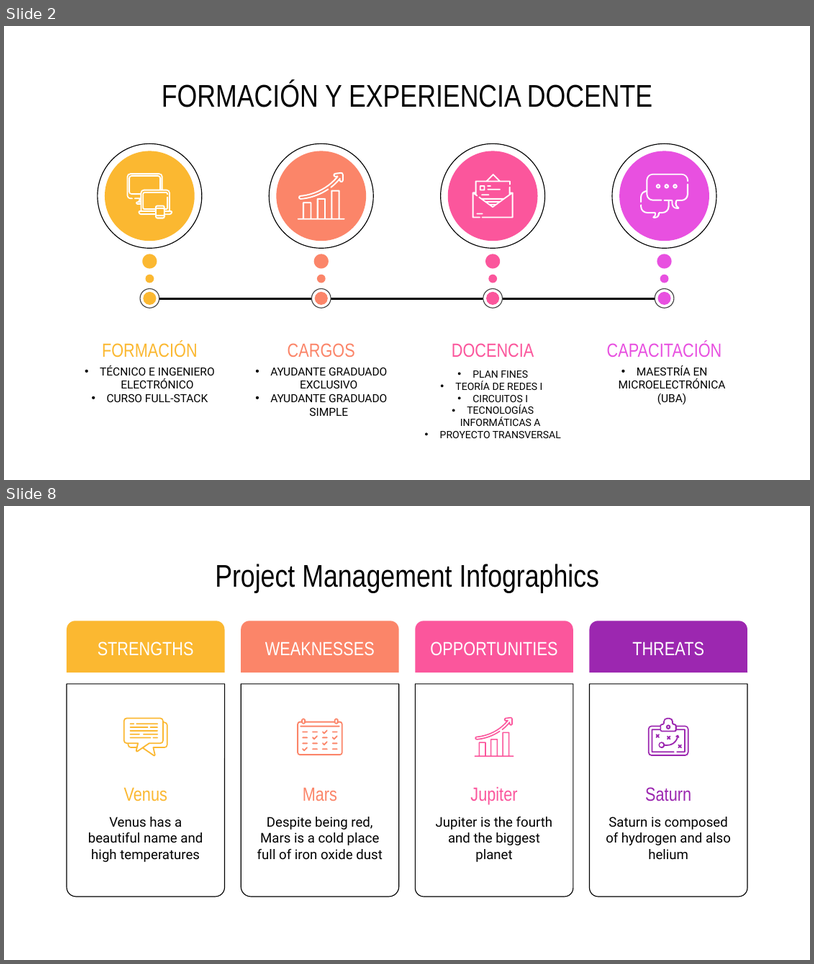
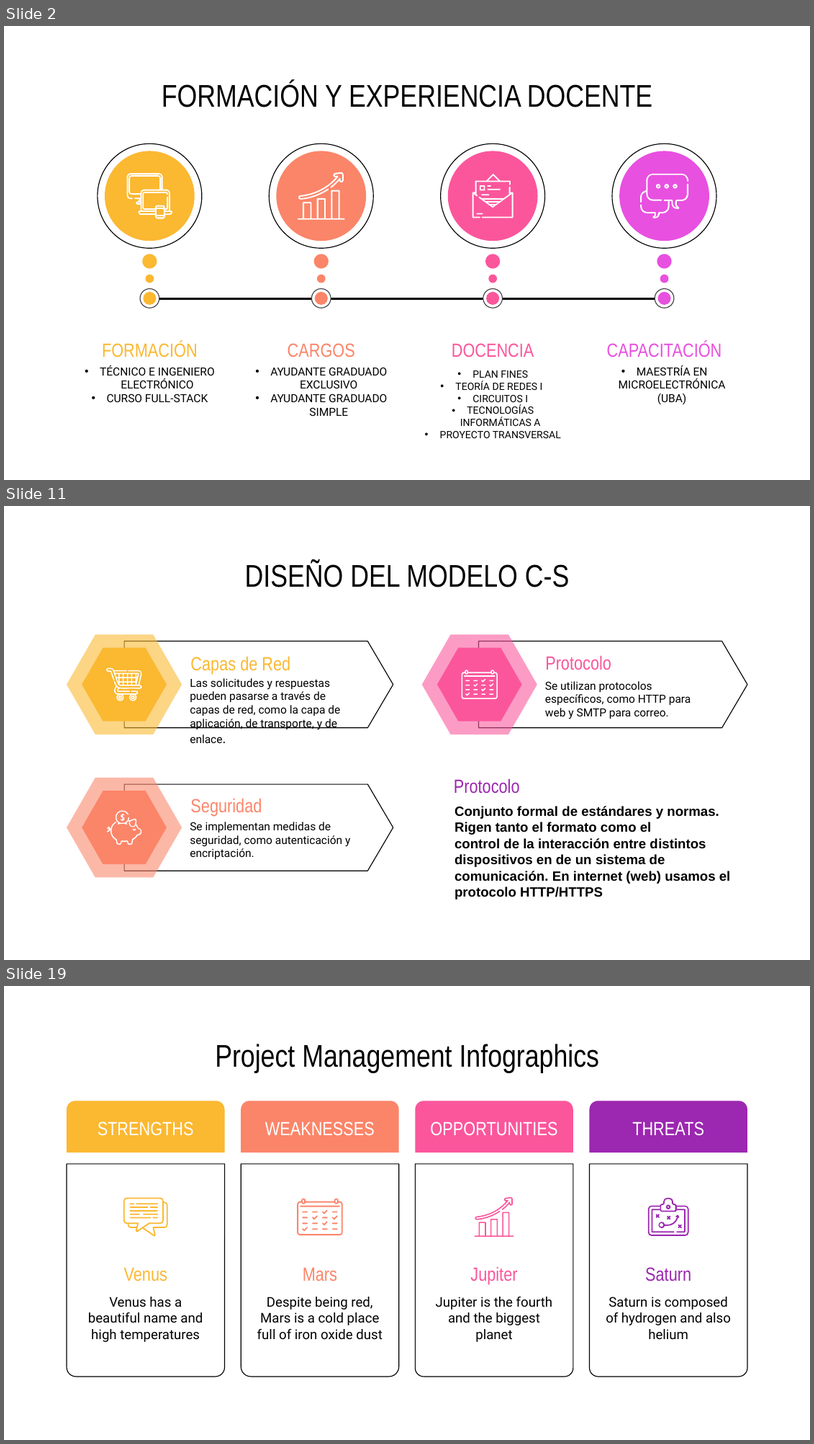
Before and after one commit to marianomorel/maestria-repo, a slide deck: Concurso - TIA - Regular/INFOGRAFIA - CONCURSO - MARIANO MOREL.pptx. Shown one above the other, each under a label of ours: slides 2 and 8 before the commit, slides 2, 11 and 19 after it; the slides between them are not shown. The pictures are 814x964 and 814x1444 pixels, drawn with LibreOffice and Linux fonts; fonts in the diff are those of the drawing. Boxes give left, top, right and bottom in pixels: in the first picture for what was removed or moved away, otherwise in the second. Text is boxed around its words. In the diff, an @@ line names an element or a change of style, - is before the commit and + after.

```diff
--- a/Concurso - TIA - Regular/INFOGRAFIA - CONCURSO - MARIANO MOREL.pptx
+++ b/Concurso - TIA - Regular/INFOGRAFIA - CONCURSO - MARIANO MOREL.pptx
@@ slide 11 added at (x1=4, y1=506, x2=810, y2=960), background #FFFFFF @@
@@ title added at (x1=245, y1=561, x2=569, y2=587), 28 pt, text #000000 @@
+DISEÑO DEL MODELO C-S
@@ group added at (x1=67, y1=634, x2=393, y2=743): 2 hexagons, 2 texts, 1 pentagon arrow @@
+Las solicitudes y respuestas pueden pasarse a través de capas de red, como la capa de aplicación, de transporte, y de enlace.
+Capas de Red
@@ group added at (x1=422, y1=634, x2=748, y2=734): 2 hexagons, 2 texts, 1 pentagon arrow @@
+Se utilizan protocolos específicos, como HTTP para web y SMTP para correo.
+Protocolo
@@ freeform shape added at (x1=106, y1=668, x2=143, y2=701), fill #FFFFFF @@
@@ freeform shape added at (x1=118, y1=695, x2=123, y2=700), fill #FFFFFF @@
@@ freeform shape added at (x1=131, y1=695, x2=134, y2=700), fill #FFFFFF @@
@@ group added at (x1=462, y1=669, x2=499, y2=699): 18 freeform shapes @@
@@ text added at (x1=454, y1=779, x2=520, y2=793), 17 pt, text #9C27B0 @@
+Protocolo
@@ group added at (x1=67, y1=777, x2=393, y2=878): 2 hexagons, 2 texts, 1 pentagon arrow @@
+Se implementan medidas de seguridad, como autenticación y encriptación.
+Seguridad
@@ text added at (x1=455, y1=806, x2=731, y2=899), 12 pt, text #000000, bold @@
+Conjunto formal de estándares y normas.
+Rigen tanto el formato como el
+control de la interacción entre distintos dispositivos en de un sistema de comunicación. En internet (web) usamos el protocolo HTTP/HTTPS
@@ freeform shape added at (x1=107, y1=810, x2=142, y2=844), fill #FFFFFF @@
@@ freeform shape added at (x1=121, y1=813, x2=125, y2=821), fill #FFFFFF @@
@@ freeform shape added at (x1=133, y1=829, x2=136, y2=831), fill #FFFFFF @@
@@ what was slide 8 is now slide 19 @@
```
Also in this commit, not shown: 3 slides changed, 13 other slides added, 8 slides removed, 4 other files.
